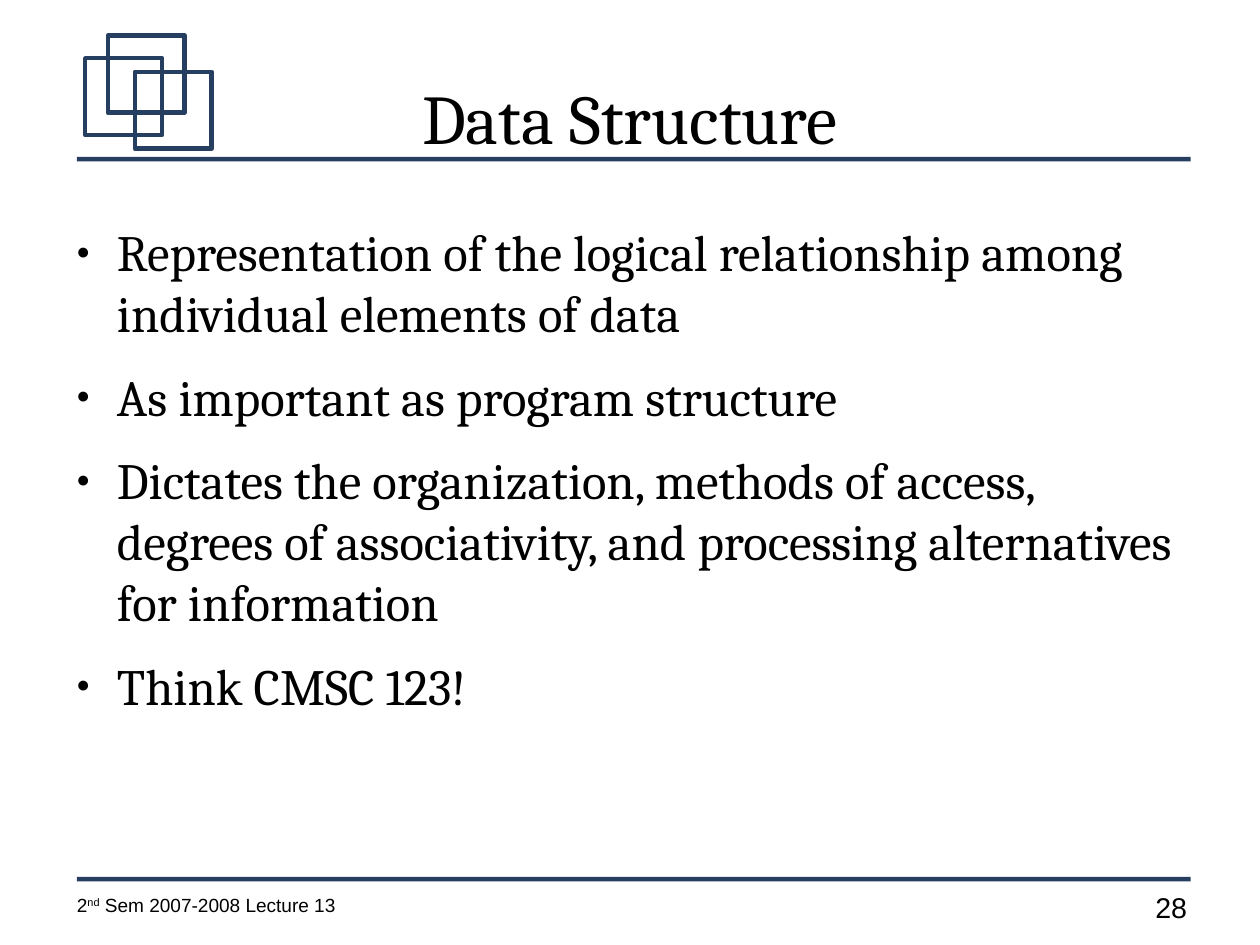
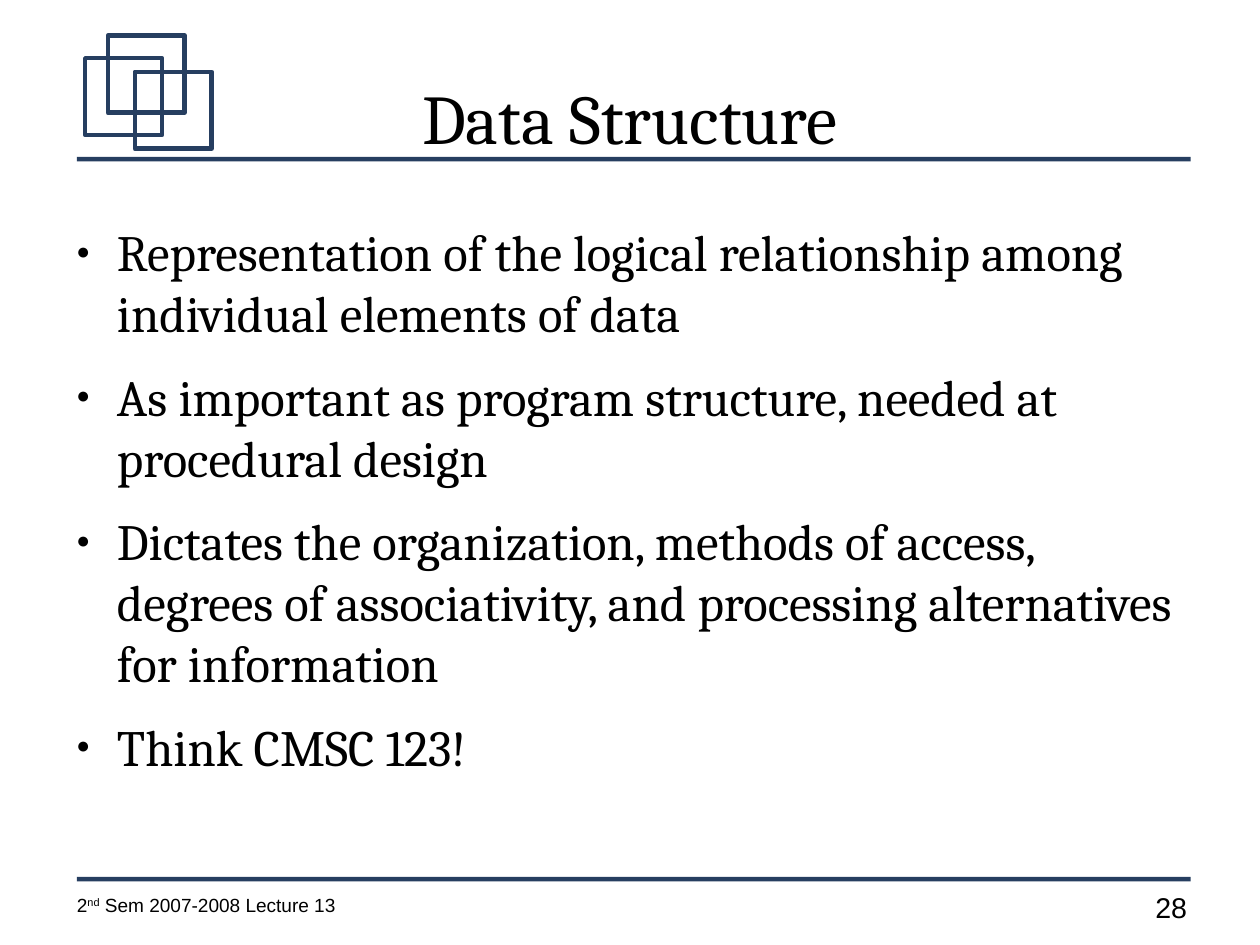
Before and after one commit to jachermocilla/jach-homepage, a slide deck: slide 28 of CMSC128-2nd-Sem-2007-L13.odp. Drawn at 1260x945 pixels with LibreOffice and Linux fonts; fonts in the diff are those of the drawing. Boxes give left, top, right and bottom in pixels: in the first picture for what was removed or moved away, otherwise in the second. Text is boxed around its words. In the diff, an @@ line names an element or a change of style, - is before the commit and + after.

```diff
--- a/CMSC128-2nd-Sem-2007-L13.odp
+++ b/CMSC128-2nd-Sem-2007-L13.odp
@@ text at (117, 380, 1057, 488): text changed @@
-● As important as program structure
+● As important as program structure, needed at procedural design
```
Also in this commit, not shown: 5 other slides changed.
